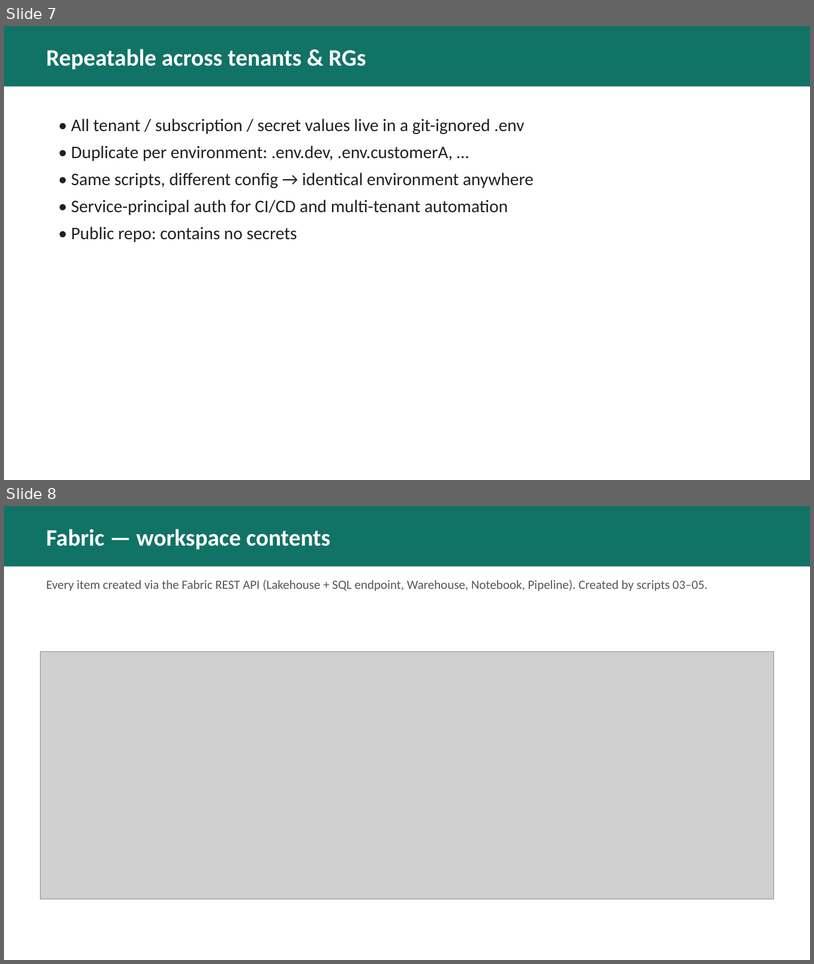
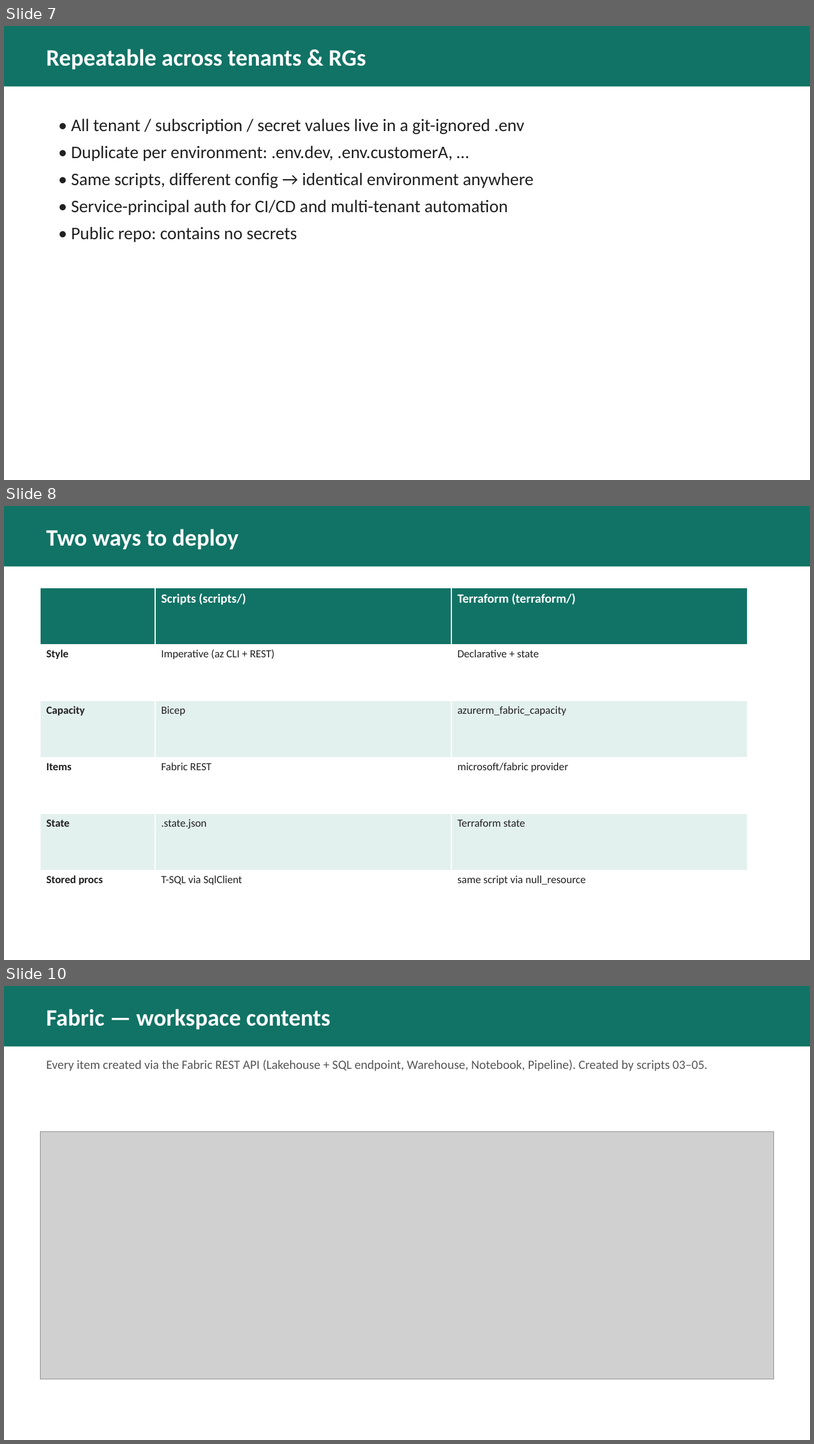
Before and after one commit to melabadi/fabric-as-code, a slide deck: docs/Fabric-as-Code.pptx. Shown one above the other, each under a label of ours: slides 7 and 8 before the commit, slides 7, 8 and 10 after it; the slides between them are not shown. The pictures are 814x964 and 814x1444 pixels, drawn with LibreOffice and Linux fonts; fonts in the diff are those of the drawing; grey boxes stand for pictures. Boxes give left, top, right and bottom in pixels: in the first picture for what was removed or moved away, otherwise in the second. Text is boxed around its words. In the diff, an @@ line names an element or a change of style, - is before the commit and + after.

Commit message:
docs+deck: add Terraform option (two ways to deploy, module layout)

```diff
--- a/docs/Fabric-as-Code.pptx
+++ b/docs/Fabric-as-Code.pptx
@@ slide 8 added at (4, 506, 810, 960), background #FFFFFF @@
@@ rectangle added at (4, 506, 810, 567), fill #117365 @@
@@ text added at (46, 529, 239, 549), 28 pt, text #FFFFFF, bold @@
+Two ways to deploy
@@ table added at (40, 588, 748, 927), 6 rows, 3 columns @@
+ | Scripts (scripts/) | Terraform (terraform/)
+Style | Imperative (az CLI + REST) | Declarative + state
+Capacity | Bicep | azurerm_fabric_capacity
+Items | Fabric REST | microsoft/fabric provider
+State | .state.json | Terraform state
+Stored procs | T-SQL via SqlClient | same script via null_resource
@@ what was slide 8 is now slide 10 @@
```
Also in this commit, not shown: 1 other slide added, 4 other files.
